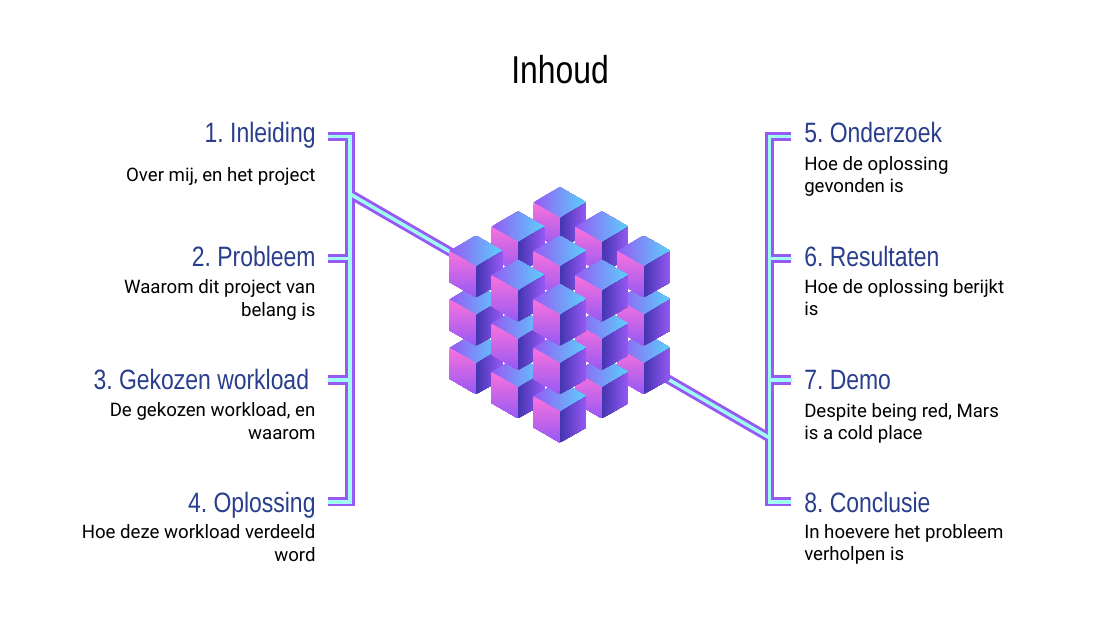
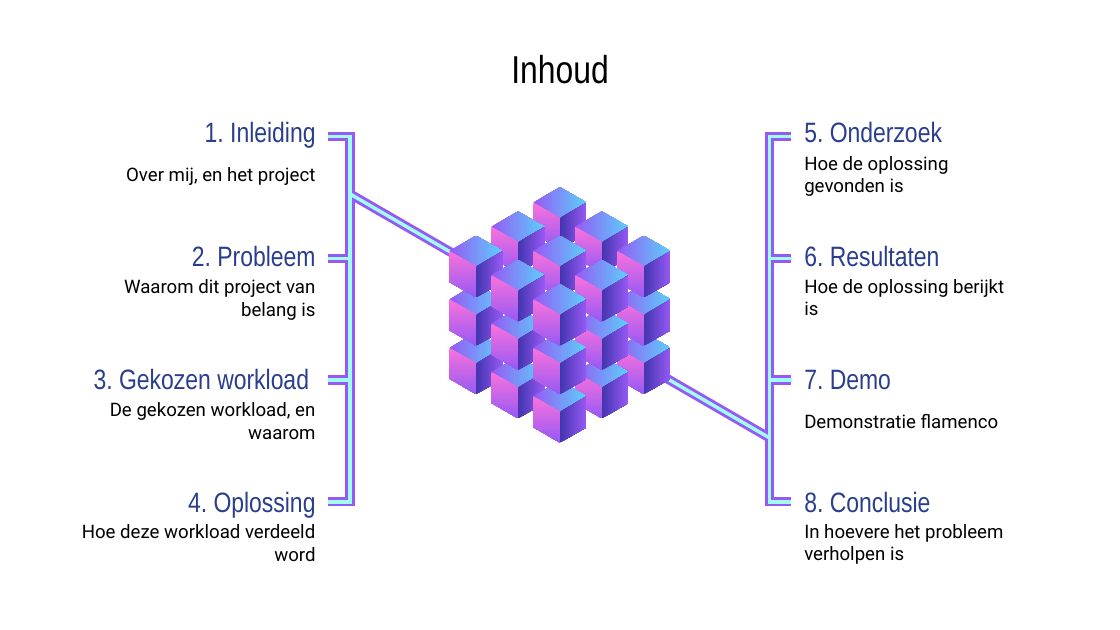
Before and after one commit to BasBaas08/workload-sharing-cluster, a slide deck: slide 2 of WSC-presentatie.pptx. Drawn at 1120x630 pixels with LibreOffice and Linux fonts; fonts in the diff are those of the drawing. Boxes give left, top, right and bottom in pixels: in the first picture for what was removed or moved away, otherwise in the second. Text is boxed around its words. In the diff, an @@ line names an element or a change of style, - is before the commit and + after.

```diff
--- a/WSC-presentatie.pptx
+++ b/WSC-presentatie.pptx
@@ text at (804, 414, 999, 429): text changed @@
-Despite being red, Mars is a cold place
+Demonstratie flamenco
```
Also in this commit, not shown: 2 other slides changed, 19 slides removed, 1 other file.
